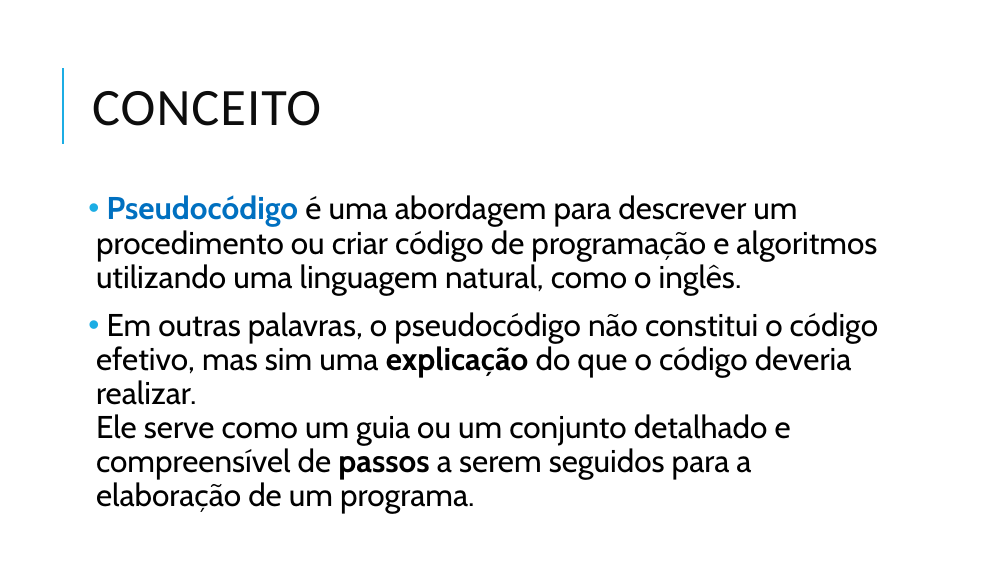
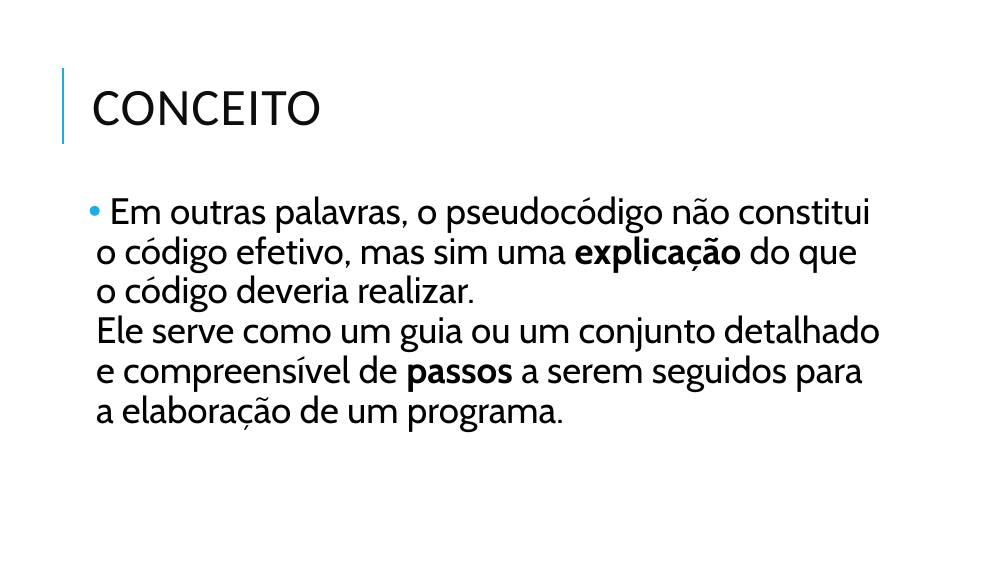
Before and after one commit to danhpaiva/una-teach-mca-202602, a slide deck: slide 5 of slide/teorica/01/01.raciocinio_logico_alg.pptx (slide 4 before the commit). Drawn at 1008x567 pixels with LibreOffice and Linux fonts; fonts in the diff are those of the drawing. Boxes give left, top, right and bottom in pixels: in the first picture for what was removed or moved away, otherwise in the second. Text is boxed around its words. In the diff, an @@ line names an element or a change of style, - is before the commit and + after.

```diff
--- a/slide/teorica/01/01.raciocinio_logico_alg.pptx
+++ b/slide/teorica/01/01.raciocinio_logico_alg.pptx
@@ text "Em outras palavras, o pseudocódigo ..." at [96,196,880,432]: size 30 to 35 pt @@
@@ text at [96,195,877,295]: paragraph removed @@
-• Pseudocódigo é uma abordagem para descrever um procedimento ou criar código de programação e algoritmos utilizando uma linguagem natural, como o inglês.
```
Also in this commit, not shown: 3 other slides changed, 3 slides added, 1 other file.
